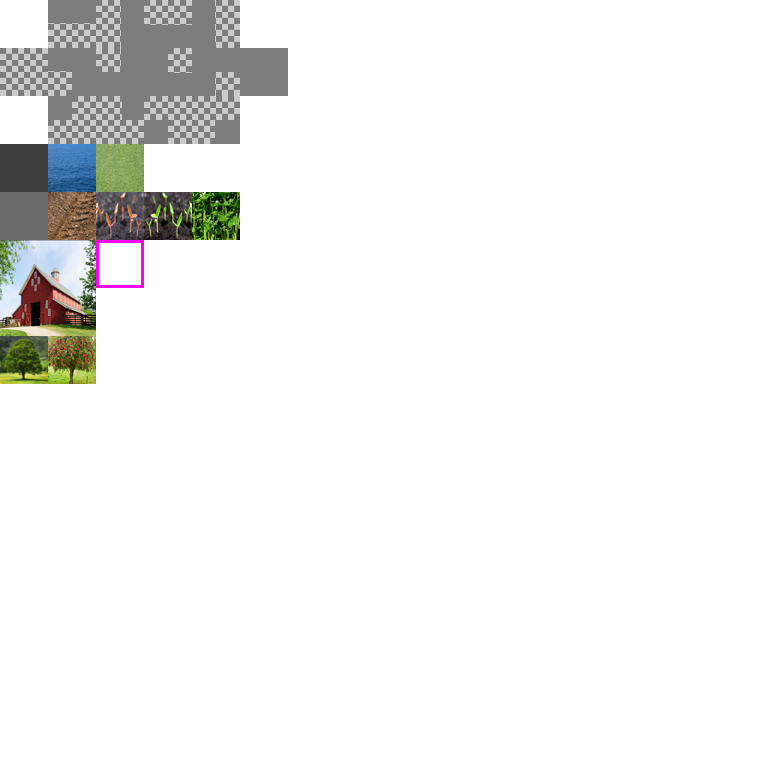
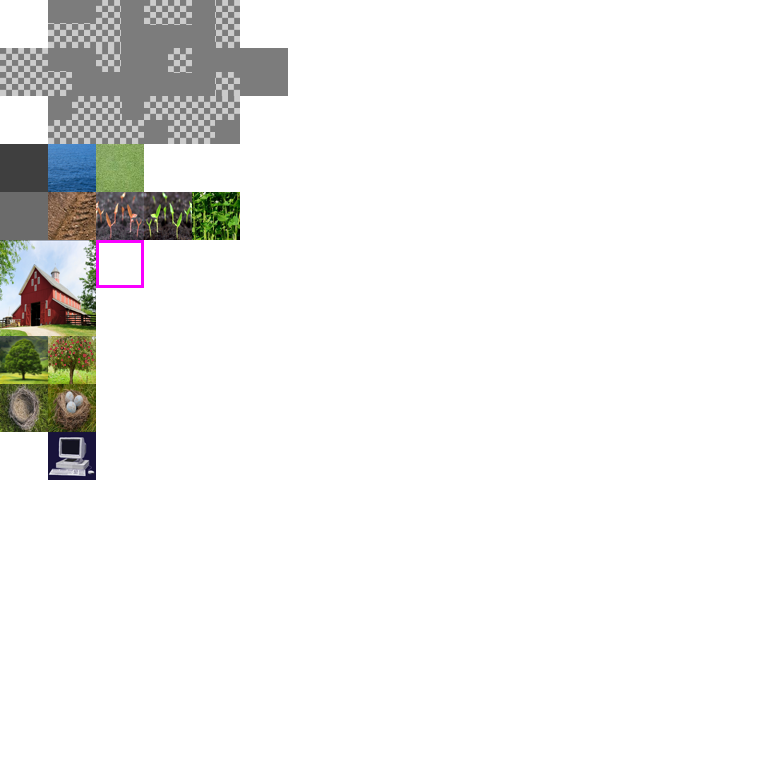
Before/after of a 768x768 layered artwork. What changed in the layer stack:
painted on "Lines Merged" over [0, 384, 96, 480]
